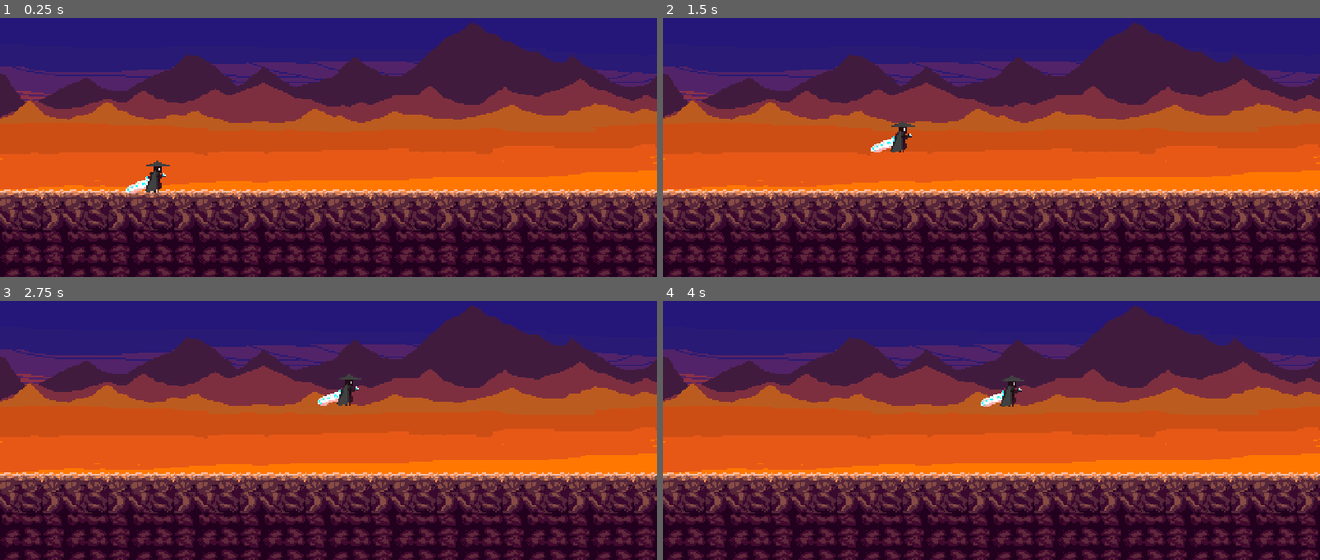
Above: before the commit, frames 1-4 (two rows, left to right).
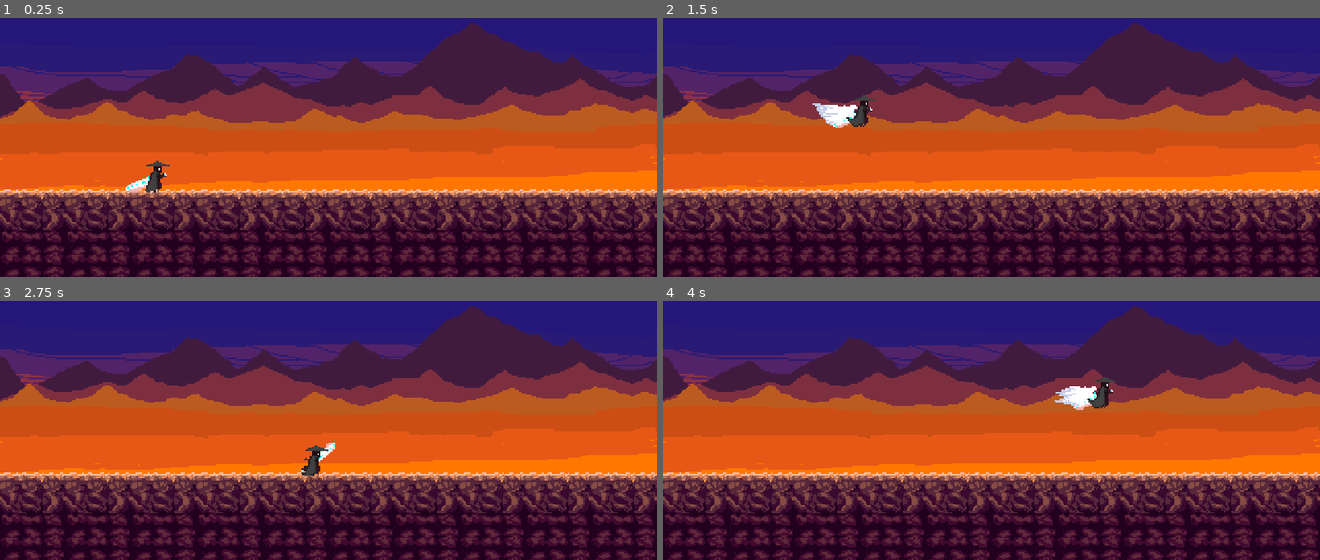
Above: after the commit, the same moments.

Repository: Shaurya0907/2d-souls
Game: Godot game, scene res://scenes/main.tscn
Same seed, same stepped clock (60 frames per second), same inputs: the game is played once before the commit and once after it.
Inputs (mouse positions are in pixels of both pictures, inside the frame that each line leads up to):
- Up to frame 1 (0.25 s): no input
- Up to frame 2 (1.5 s): tap Enter at 0.5 s; move the mouse to (1136, 74) at 0.52 s; hold Right from 0.53 s (still down); click (1136, 74) at 0.6 s; tap Space (jump) at 0.77, 1.07 s; tap Shift (dash) at 0.8, 1.35 s; move the mouse to (860, 111) at 1.27 s
- Up to frame 3 (2.75 s): tap Space (jump) at 1.52, 1.55, 1.82, 2.1 s; move the mouse to (outside the picture) at 2.02 s; release Right at 2.03 s; hold Left from 2.03 s (still down); click (outside the picture) at 2.3 s
- Up to frame 4 (4 s): move the mouse to (958, 448) at 2.77 s; release Left at 2.78 s; hold Right from 2.78 s (still down); click (958, 448) at 2.85 s; tap Space (jump) at 3.02, 3.32, 3.77, 3.8 s; tap Shift (dash) at 3.05, 3.6 s; move the mouse to (1188, 430) at 3.52 s

The runs differ from the first frame. In frame 1, less than 0.1% of the frame differs, in the area x 19-26%, y 59-68%; in frame 2, 1.0%, in the area x 22-39%, y 29-52%; in frame 3, 0.6%; in frame 4, 1.0%.

Commit message:
Dash Improved and Animations are faster
the dash now works only when you jump thus allowing midflight boost and animations are now faster and more responsive than before ;)

Diff:
--- a/project.godot
+++ b/project.godot
@@ -28,7 +28,7 @@
 window/size/viewport_width=480
 window/size/viewport_height=270
 window/size/window_width_override=1920
-window/size/window_height_override=1200
+window/size/window_height_override=1080
 window/stretch/mode="viewport"
 window/stretch/aspect="expand"
 
--- a/scenes/player.tscn
+++ b/scenes/player.tscn
@@ -13,13 +13,11 @@
 [ext_resource type="Texture2D" uid="uid://b5jd6f26fnwbe" path="res://assets/player/fixed anims/attacking/9.png" id="10_t4otl"]
 [ext_resource type="Texture2D" uid="uid://c1muqwuh722px" path="res://assets/player/fixed anims/attacking/10.png" id="11_j2b1d"]
 [ext_resource type="Texture2D" uid="uid://camlq8rstpqth" path="res://assets/player/fixed anims/attacking/11.png" id="12_cs1tg"]
-[ext_resource type="Texture2D" uid="uid://bbibcf5k2w3ne" path="res://assets/player/fixed anims/dash/1.png" id="13_2dvfe"]
 [ext_resource type="Texture2D" uid="uid://do5bp7o8coul1" path="res://assets/player/fixed anims/dash/2.png" id="14_giy8y"]
 [ext_resource type="Texture2D" uid="uid://chhgowcxcigfr" path="res://assets/player/fixed anims/dash/3.png" id="15_fdfoy"]
 [ext_resource type="Texture2D" uid="uid://qwa7w27lv5fv" path="res://assets/player/fixed anims/dash/4.png" id="16_hhpqf"]
 [ext_resource type="Texture2D" uid="uid://eeb1cmqgy0b3" path="res://assets/player/fixed anims/dash/5.png" id="17_g5jhy"]
 [ext_resource type="Texture2D" uid="uid://bv2fye0eay2hh" path="res://assets/player/fixed anims/dash/6.png" id="18_holxr"]
-[ext_resource type="Texture2D" uid="uid://dqwbacdd3fb22" path="res://assets/player/fixed anims/dash/7.png" id="19_mx1m4"]
 [ext_resource type="Texture2D" uid="uid://r8blrq8kdvxn" path="res://assets/player/fixed anims/jumping/1.png" id="20_4gjji"]
 [ext_resource type="Texture2D" uid="uid://cuxopmskmrvrn" path="res://assets/player/fixed anims/jumping/2.png" id="21_u2ulf"]
 [ext_resource type="Texture2D" uid="uid://bvuv5etstuast" path="res://assets/player/fixed anims/jumping/3.png" id="22_6e8lb"]
@@ -34,66 +32,60 @@
 [sub_resource type="SpriteFrames" id="SpriteFrames_v15d6"]
 animations = [{
 "frames": [{
-"duration": 1.0,
+"duration": 0.3,
 "texture": ExtResource("2_wqfne")
 }, {
-"duration": 1.0,
+"duration": 0.4,
 "texture": ExtResource("3_wnwbv")
 }, {
-"duration": 1.0,
+"duration": 0.5,
 "texture": ExtResource("4_gl8cc")
 }, {
-"duration": 1.0,
+"duration": 0.5,
 "texture": ExtResource("5_487ah")
 }, {
-"duration": 1.0,
+"duration": 0.5,
 "texture": ExtResource("6_md1ol")
 }, {
-"duration": 1.0,
+"duration": 0.5,
 "texture": ExtResource("7_bj30b")
 }, {
-"duration": 1.0,
+"duration": 0.5,
 "texture": ExtResource("8_jc3p3")
 }, {
-"duration": 1.0,
+"duration": 0.5,
 "texture": ExtResource("9_hax0n")
 }, {
-"duration": 1.0,
+"duration": 0.5,
 "texture": ExtResource("10_t4otl")
 }, {
-"duration": 1.0,
+"duration": 0.4,
 "texture": ExtResource("11_j2b1d")
 }, {
-"duration": 1.0,
+"duration": 0.3,
 "texture": ExtResource("12_cs1tg")
 }],
-"loop": 1,
+"loop": 0,
 "name": &"attacking",
 "speed": 7.0
 }, {
 "frames": [{
-"duration": 1.0,
-"texture": ExtResource("13_2dvfe")
-}, {
-"duration": 1.0,
+"duration": 0.1,
 "texture": ExtResource("14_giy8y")
 }, {
-"duration": 1.0,
+"duration": 0.7,
 "texture": ExtResource("15_fdfoy")
 }, {
-"duration": 1.0,
+"duration": 0.7,
 "texture": ExtResource("16_hhpqf")
 }, {
-"duration": 1.0,
+"duration": 0.7,
 "texture": ExtResource("17_g5jhy")
 }, {
-"duration": 1.0,
+"duration": 0.1,
 "texture": ExtResource("18_holxr")
-}, {
-"duration": 1.0,
-"texture": ExtResource("19_mx1m4")
 }],
-"loop": 1,
+"loop": 0,
 "name": &"dash",
 "speed": 5.0
 }, {
@@ -106,25 +98,25 @@
 "speed": 5.0
 }, {
 "frames": [{
-"duration": 1.0,
+"duration": 0.1,
 "texture": ExtResource("20_4gjji")
 }, {
-"duration": 1.0,
+"duration": 0.1,
 "texture": ExtResource("21_u2ulf")
 }, {
-"duration": 1.0,
+"duration": 0.5,
 "texture": ExtResource("22_6e8lb")
 }, {
 "duration": 1.0,
 "texture": ExtResource("23_2gdjj")
 }, {
-"duration": 1.0,
+"duration": 0.5,
 "texture": ExtResource("24_sc3ue")
 }, {
-"duration": 1.0,
+"duration": 0.1,
 "texture": ExtResource("25_lxlsd")
 }],
-"loop": 1,
+"loop": 0,
 "name": &"jumping",
 "speed": 5.0
 }, {
@@ -155,7 +147,7 @@
 
 [node name="jump" type="Timer" parent="." unique_id=265082139]
 process_callback = 0
-wait_time = 0.3
+wait_time = 0.201
 one_shot = true
 
 [node name="player_animated" type="AnimatedSprite2D" parent="." unique_id=144585715]
@@ -163,23 +155,12 @@
 texture_repeat = 1
 position = Vector2(-64, -64)
 sprite_frames = SubResource("SpriteFrames_v15d6")
-animation = &"dash"
-frame = 1
+animation = &"jumping"
 centered = false
 metadata/_dot_aseprite_importer_player = NodePath("../AnimationPlayer")
-metadata/_dot_aseprite_importer_sync_key = "17e8203476015211690783ecba6d18f9"
+metadata/_dot_aseprite_importer_sync_key = "95b28a8495a5f874926961415082d092"
 
 [node name="AnimationPlayer" type="AnimationPlayer" parent="." unique_id=1953212157]
 libraries/ = ExtResource("3_dqkch")
 
-[node name="dash" type="Timer" parent="." unique_id=2011883201]
-process_callback = 0
-wait_time = 0.4
-one_shot = true
-
-[node name="dashEnd" type="Timer" parent="." unique_id=679952938]
-wait_time = 0.6
-
 [connection signal="timeout" from="jump" to="." method="_on_jump_timeout"]
-[connection signal="timeout" from="dash" to="." method="_on_dash_timeout"]
-[connection signal="timeout" from="dashEnd" to="." method="_on_dash_end_timeout"]
--- a/scenes/player_animations.tres
+++ b/scenes/player_animations.tres
@@ -4,7 +4,7 @@
 length = 0.001
 
 [sub_resource type="Animation" id="Animation_i6ugd"]
-length = 1.571428571428571
+length = 0.7000000051089694
 tracks/0/type = "value"
 tracks/0/imported = false
 tracks/0/enabled = true
@@ -24,14 +24,14 @@
 tracks/1/interp = 0
 tracks/1/loop_wrap = false
 tracks/1/keys = {
-"times": PackedFloat32Array(0, 0.14285715, 0.2857143, 0.42857143, 0.5714286, 0.71428573, 0.85714287, 1, 1.1428572, 1.2857143, 1.4285715),
+"times": PackedFloat32Array(0, 0.042857144, 0.1, 0.17142858, 0.24285714, 0.31428573, 0.3857143, 0.45714286, 0.5285714, 0.6, 0.6571429),
 "transitions": PackedFloat32Array(1, 1, 1, 1, 1, 1, 1, 1, 1, 1, 1),
 "update": 1,
 "values": [0, 1, 2, 3, 4, 5, 6, 7, 8, 9, 10]
 }
 
 [sub_resource type="Animation" id="Animation_yax1o"]
-length = 1.4
+length = 0.45999999344348913
 tracks/0/type = "value"
 tracks/0/imported = false
 tracks/0/enabled = true
@@ -51,10 +51,10 @@
 tracks/1/interp = 0
 tracks/1/loop_wrap = false
 tracks/1/keys = {
-"times": PackedFloat32Array(0, 0.2, 0.4, 0.6, 0.8, 1, 1.2),
-"transitions": PackedFloat32Array(1, 1, 1, 1, 1, 1, 1),
+"times": PackedFloat32Array(0, 0.02, 0.16, 0.29999998, 0.44),
+"transitions": PackedFloat32Array(1, 1, 1, 1, 1),
 "update": 1,
-"values": [0, 1, 2, 3, 4, 5, 6]
+"values": [0, 1, 2, 3, 4]
 }
 
 [sub_resource type="Animation" id="Animation_43423"]
@@ -86,8 +86,7 @@
 }
 
 [sub_resource type="Animation" id="Animation_4vj3f"]
-length = 1.2
-loop_mode = 1
+length = 0.4600000008940697
 tracks/0/type = "value"
 tracks/0/imported = false
 tracks/0/enabled = true
@@ -107,7 +106,7 @@
 tracks/1/interp = 0
 tracks/1/loop_wrap = false
 tracks/1/keys = {
-"times": PackedFloat32Array(0, 0.2, 0.4, 0.6, 0.8, 1),
+"times": PackedFloat32Array(0, 0.02, 0.04, 0.14, 0.34, 0.44),
 "transitions": PackedFloat32Array(1, 1, 1, 1, 1, 1),
 "update": 1,
 "values": [0, 1, 2, 3, 4, 5]
--- a/scripts/player.gd
+++ b/scripts/player.gd
@@ -33,6 +33,7 @@
 	if Input.is_action_just_pressed("jump") and is_on_floor():
 		anim_player.play("jumping")
 		jumptimer.start()
+
 	if Input.is_action_just_pressed("attack") and not isattacking:
 		isattacking = true
 		anim_player.play("attacking")
@@ -41,31 +42,24 @@
 
 		if not Input.is_action_pressed("move_forward") or not Input.is_action_pressed("move_backward"):
 			anim_player.play("idle")
-	if Input.is_action_just_pressed("dash") and not isdashing:
-		isdashing = true
-		anim_player.play("dash")
-		dashtimer.start()
-		await anim_player.animation_finished
-		isdashing = false
 
-		if not Input.is_action_just_pressed("jump") or not Input.is_action_pressed("move_forward") or not Input.is_action_pressed("move_backward"):
-			anim_player.play("idle")
+	if Input.is_action_just_pressed("dash") and not isdashing and isjump:
+		dash()
 
-	#Gravity here
-	velocity.y += 20
+	if not isdashing:
+		velocity.y += 20  #gravity during normal scenario
+	else:
+		velocity.y = 0  #gravity during dashing
 	move_and_slide()
 
-
-
+func dash():
+	isdashing = true
+	anim_player.play("dash")
+	velocity.x = 240
+	await anim_player.animation_finished
+	velocity.x = 0
+	isdashing = false
 func _on_jump_timeout() -> void:
 	velocity.y = -360
-	anim_player.play("idle")
-
-
-func _on_dash_timeout() -> void:
-	velocity.x = 240
-	dash_end.start()
-
-
-func _on_dash_end_timeout() -> void:
-	velocity.x = 0
+	if Input.is_action_just_pressed("dash") and not isattacking:
+		dash()
